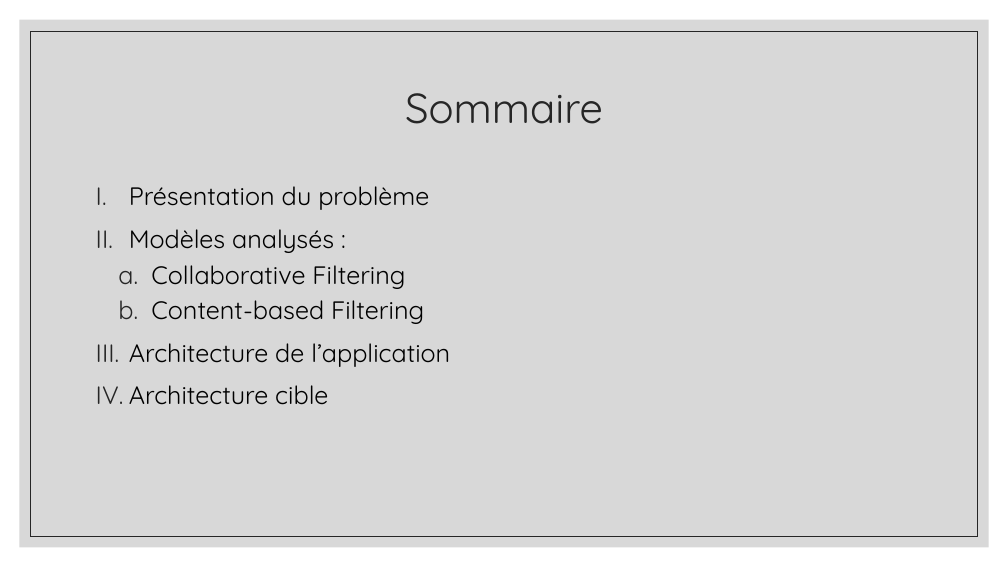
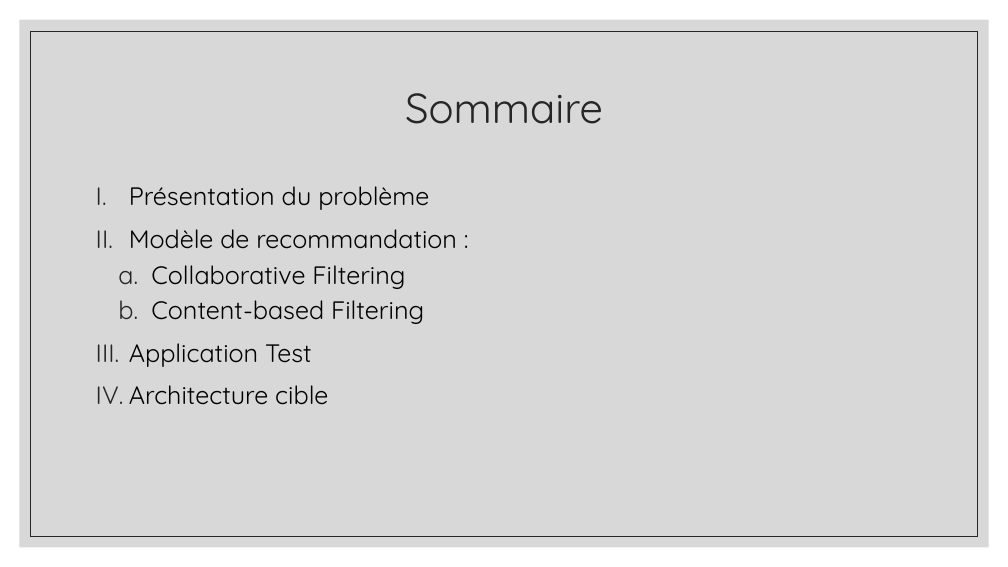
Before and after one commit to AntoninGarret/P9-Logo-Recommandation, a slide deck: slide 2 of Presentation.pptx. Drawn at 1008x567 pixels with LibreOffice and Linux fonts; fonts in the diff are those of the drawing. Boxes give left, top, right and bottom in pixels: in the first picture for what was removed or moved away, otherwise in the second. Text is boxed around its words. In the diff, an @@ line names an element or a change of style, - is before the commit and + after.

Commit message:
Completed presentation

```diff
--- a/Presentation.pptx
+++ b/Presentation.pptx
@@ text at box(129, 229, 457, 249): text changed @@
-II. Modèles analysés :
+II. Modèle de recommandation :
@@ text at box(129, 343, 312, 367): text changed @@
-III. Architecture de l’application
+III. Application Test
```
Also in this commit, not shown: 2 other slides changed, 10 slides added.
